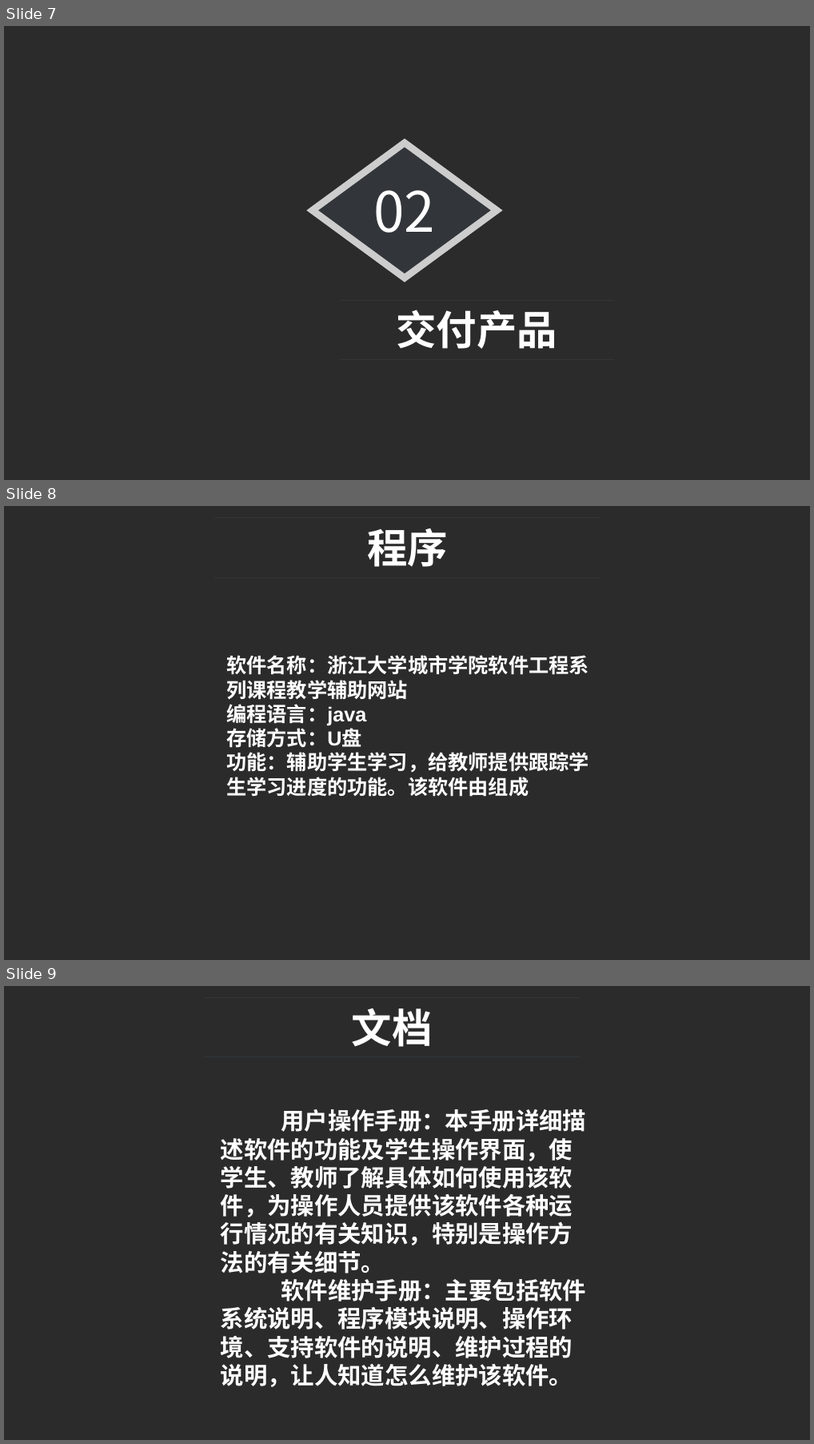
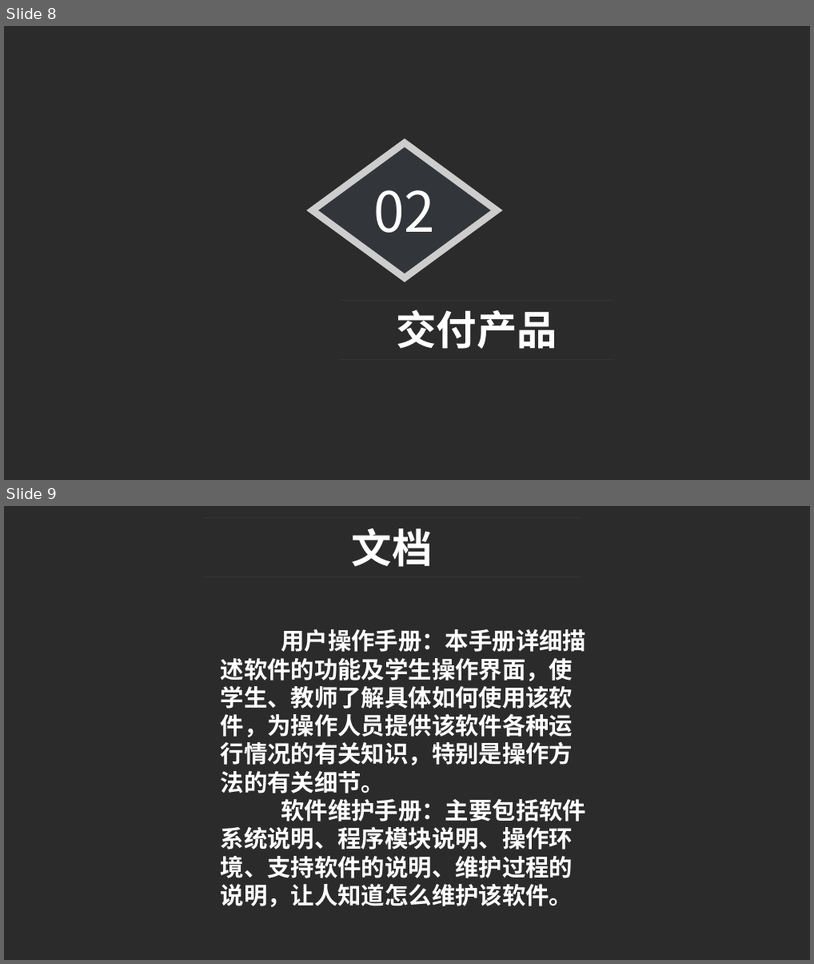
Before and after one commit to tmaczjj/2017work, a slide deck: week5/ppt文档/[prd-03,31501311]项目计划ppt.pptx. Shown one above the other, each under a label of ours: slides 7, 8 and 9 before the commit, slides 8 and 9 after it. The pictures are 814x1444 and 814x964 pixels, drawn with LibreOffice and Linux fonts; fonts in the diff are those of the drawing; background and template pictures are left out; a plain dark background stands for a picture behind light text. Boxes give left, top, right and bottom in pixels: in the first picture for what was removed or moved away, otherwise in the second. Text is boxed around its words. In the diff, an @@ line names an element or a change of style, - is before the commit and + after.

```diff
--- a/week5/ppt文档/[prd-03,31501311]项目计划ppt.pptx
+++ b/week5/ppt文档/[prd-03,31501311]项目计划ppt.pptx
@@ slide 8 removed at bbox=[4, 506, 810, 960], background picture (left out) @@
@@ line removed from (214, 517) to (602, 517) @@
@@ text removed at bbox=[367, 528, 448, 567] @@
-程序
@@ line removed from (214, 577) to (602, 577) @@
@@ text removed at bbox=[226, 655, 590, 796] @@
-软件名称：浙江大学城市学院软件工程系列课程教学辅助网站
-编程语言：java
-存储方式：U盘
-功能：辅助学生学习，给教师提供跟踪学生学习进度的功能。该软件由组成
@@ what was slide 7 is now slide 8 @@
```
Also in this commit, not shown: 3 slides changed, 7 slides added, 5 other files.
